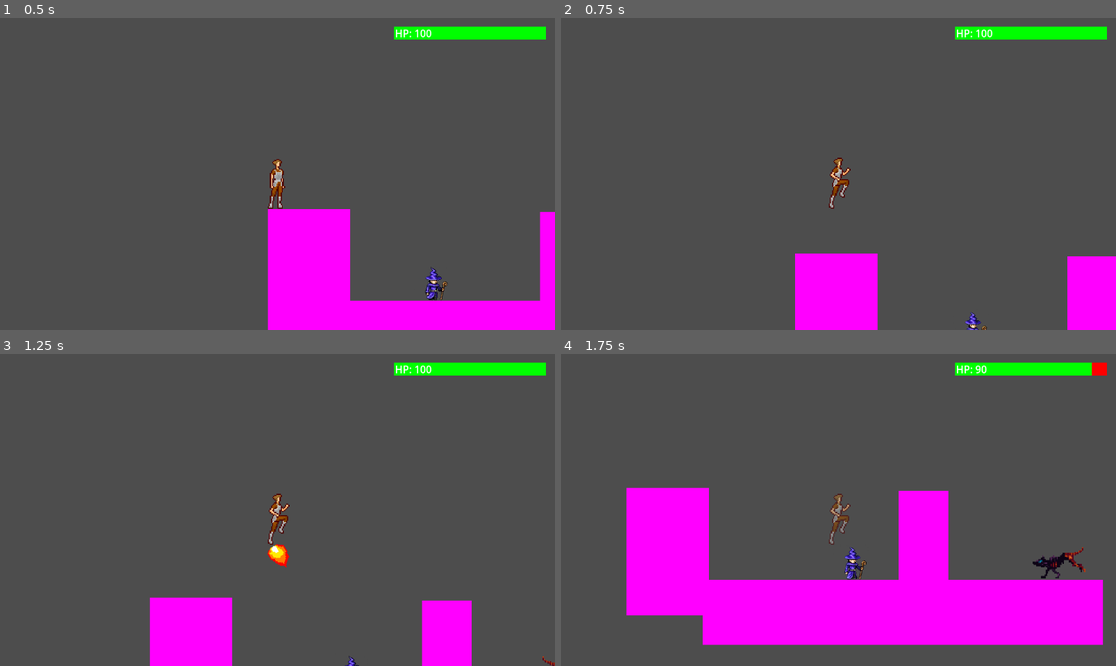
Above: before the commit, frames 1-4 (two rows, left to right).
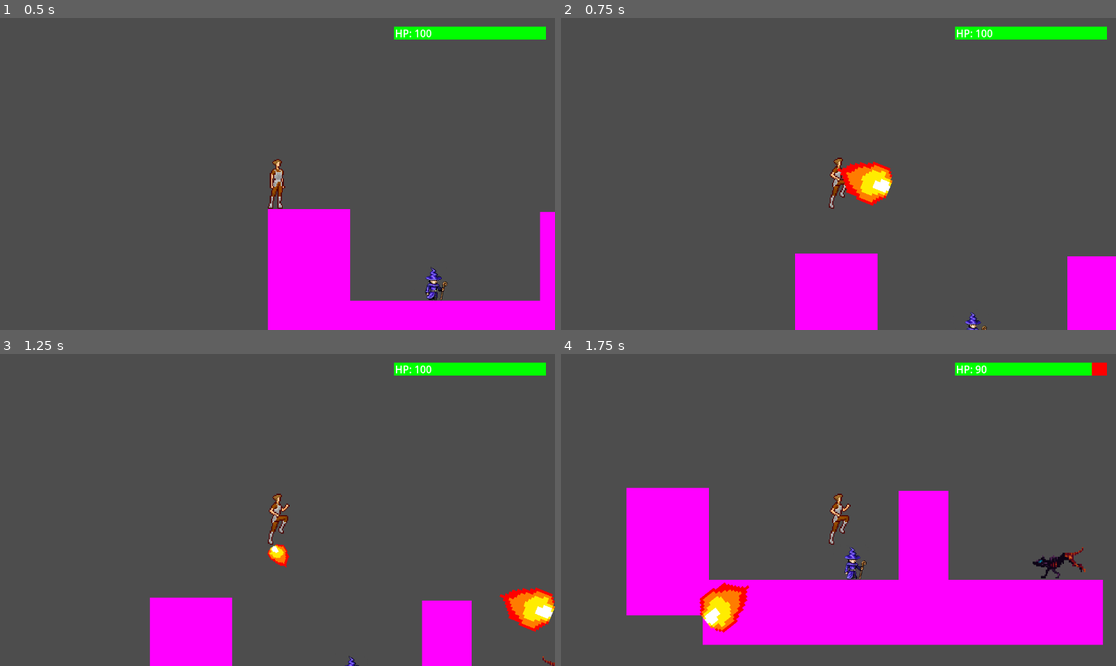
Above: after the commit, the same moments.

Repository: Max-Harold/GameJam25UD
Game: Godot game, scene res://scenes/test.tscn
Same seed, same stepped clock (60 frames per second), same inputs: the game is played once before the commit and once after it.
Inputs (mouse positions are in pixels of both pictures, inside the frame that each line leads up to):
- Up to frame 1 (0.5 s): no input
- Up to frame 2 (0.75 s): tap Enter (ui_accept) at 0.5 s; move the mouse to (960, 158) at 0.52 s; hold Right (ui_right) from 0.53 s (still down); click (960, 158) at 0.67 s
- Up to frame 3 (1.25 s): keep holding Right (ui_right); tap Enter (ui_accept) at 0.77 s
- Up to frame 4 (1.75 s): keep holding Right (ui_right); move the mouse to (727, 525) at 1.27 s; click (727, 525) at 1.42 s; tap Enter (ui_accept) at 1.52 s

Frame 1 is identical in both runs. In frame 2, 1.0% of the frame differs, in the area x 49-60%, y 45-61%; in frame 3, 1.0%; in frame 4, 1.2%, in the area x 24-53%, y 44-90%.

Commit message:
added the assigned theme

Diff:
--- a/Globals.gd
+++ b/Globals.gd
@@ -5,7 +5,7 @@
 	"spike": -100,
 	"color_hound": -20,
 }
-
+var lvl=3
 # Called when the node enters the scene tree for the first time.
 func _ready() -> void:
 	pass # Replace with function body.
--- a/enemies/color_hound/color_hound.gd
+++ b/enemies/color_hound/color_hound.gd
@@ -13,6 +13,7 @@
 @onready var left_raycast: RayCast2D = $LeftRaycast
 
 func _ready() -> void:
+	material.set_shader_parameter('lvl',Globals.lvl)
 	x_velocity = -SPEED
 
 func _physics_process(delta: float) -> void:
--- a/enemies/color_hound/color_hound.tscn
+++ b/enemies/color_hound/color_hound.tscn
@@ -1,5 +1,6 @@
-[gd_scene load_steps=17 format=3 uid="uid://bkg6injskej1a"]
+[gd_scene load_steps=18 format=3 uid="uid://bkg6injskej1a"]
 
+[ext_resource type="Material" uid="uid://ca7goeuvehiv" path="res://material.tres" id="1_g8wv1"]
 [ext_resource type="Script" path="res://enemies/color_hound/color_hound.gd" id="1_glpc0"]
 [ext_resource type="Texture2D" uid="uid://dpcbk3i6sxk1o" path="res://enemies/color_hound/graphics/hell-hound-idle.png" id="1_q7hxe"]
 [ext_resource type="Texture2D" uid="uid://btykr5gf8xonk" path="res://enemies/color_hound/graphics/hell-hound-run.png" id="2_2fyql"]
@@ -98,10 +99,12 @@
 size = Vector2(47.3515, 29.492)
 
 [node name="ColorHound" type="CharacterBody2D" groups=["color_hound", "enemy"]]
+material = ExtResource("1_g8wv1")
 scale = Vector2(2.5, 2.5)
 script = ExtResource("1_glpc0")
 
 [node name="AnimatedSprite2D" type="AnimatedSprite2D" parent="."]
+use_parent_material = true
 position = Vector2(21.4615, 12.6292)
 sprite_frames = SubResource("SpriteFrames_ahv2m")
 animation = &"run"
--- a/enemies/foirwizard/foirwizard.gd
+++ b/enemies/foirwizard/foirwizard.gd
@@ -19,6 +19,7 @@
 	x_velocity = SPEED
 	foirball=preload('res://foirball/foirball.tscn')
 	player = get_tree().get_first_node_in_group('player')
+	material.set_shader_parameter('lvl',Globals.lvl)
 
 func _physics_process(delta: float) -> void:
 	# Add the gravity.
@@ -52,14 +53,11 @@
 
 
 func _process(delta:float)->void:
-
 	if not player.is_dead:
 		sum+=delta
 		if sum>1:
 			sum=0.0
 			var inst=foirball.instantiate()
 			player = get_tree().get_first_node_in_group('player')
-			print(player)
-			print(player.position)
-			inst.set_init_data(player.position - position)
+			inst.set_init_data(player.position - position,false)
 			add_child(inst)
--- a/enemies/foirwizard/foirwizard.tscn
+++ b/enemies/foirwizard/foirwizard.tscn
@@ -1,5 +1,6 @@
-[gd_scene load_steps=8 format=3 uid="uid://1wol57ye2v8x"]
+[gd_scene load_steps=9 format=3 uid="uid://1wol57ye2v8x"]
 
+[ext_resource type="Material" uid="uid://ca7goeuvehiv" path="res://material.tres" id="1_arnor"]
 [ext_resource type="Script" path="res://enemies/foirwizard/foirwizard.gd" id="1_lyjhq"]
 [ext_resource type="Texture2D" uid="uid://cygicvymcoyt4" path="res://enemies/foirwizard/graphics/foirball-wizard-walk/foir_wizard_walk_bg_0.png" id="3_8368w"]
 [ext_resource type="Texture2D" uid="uid://dddttynb2l5t" path="res://enemies/foirwizard/graphics/foirball-wizard-walk/foir_wizard_walk_bg_1.png" id="4_4plpt"]
@@ -30,9 +31,11 @@
 size = Vector2(51.5, 64.5)
 
 [node name="FoirWizard" type="CharacterBody2D"]
+material = ExtResource("1_arnor")
 script = ExtResource("1_lyjhq")
 
 [node name="AnimatedSprite2D" type="AnimatedSprite2D" parent="."]
+use_parent_material = true
 position = Vector2(-20, -5)
 sprite_frames = SubResource("SpriteFrames_16ruf")
 animation = &"walk"
--- a/foirball/foirball.gd
+++ b/foirball/foirball.gd
@@ -4,23 +4,26 @@
 var direction:Vector2
 const fireball_speed: float = 1000.0
 var dest_vector: Vector2
-func set_init_data(data):
+var plyrspwnd:bool
+func set_init_data(data,playrspwnd):
 	dest_vector = data
 	var pos=get_global_position()
 	var dx=data.x-pos.x
 	var dy=data.y-pos.y
 	#var scale=1000000
 	direction = Vector2(dx, dy).normalized()
+	plyrspwnd=playrspwnd
 func _ready()->void:
 	rotate(direction.angle())
+	material.set_shader_parameter('lvl',Globals.lvl)
 	#look_at(dest_vector)
 func _process(delta: float)->void:
 	var pos=get_global_position()
 	pos += fireball_speed * delta * direction
 	set_global_position(pos)
 func _on_area_2d_body_entered(body: Node2D) -> void:
-	if body.is_in_group('player'):
-		body.update_health(Globals.damage_done['foirball'])
-	print("colliede with "+body.name)
-	if body.name != "foirwizard":
-		queue_free()
+	if not plyrspwnd:
+		if body.is_in_group('player'):
+			body.update_health(Globals.damage_done['foirball'])
+		if body.name != "foirwizard":
+			queue_free()
--- a/foirball/foirball.tscn
+++ b/foirball/foirball.tscn
@@ -1,5 +1,6 @@
-[gd_scene load_steps=4 format=3 uid="uid://dufjw3nb02rfa"]
+[gd_scene load_steps=5 format=3 uid="uid://dufjw3nb02rfa"]
 
+[ext_resource type="Material" uid="uid://ca7goeuvehiv" path="res://material.tres" id="1_ylhmy"]
 [ext_resource type="Texture2D" uid="uid://b511l1hhnfgk7" path="res://foirball/New Piskel (11).png" id="2_6a87k"]
 [ext_resource type="Script" path="res://foirball/foirball.gd" id="2_inwri"]
 
@@ -7,6 +8,7 @@
 size = Vector2(76.0302, 47.6824)
 
 [node name="foirball" type="Sprite2D" groups=["enemy", "foirball"]]
+material = ExtResource("1_ylhmy")
 position = Vector2(1.90735e-06, 9.53674e-07)
 rotation = 3.14159
 scale = Vector2(0.681549, 0.81291)
--- /dev/null
+++ b/material.tres
@@ -0,0 +1,6 @@
+[gd_resource type="ShaderMaterial" load_steps=2 format=3 uid="uid://ca7goeuvehiv"]
+
+[ext_resource type="Shader" path="res://shader.gdshader" id="1_8q2ka"]
+
+[resource]
+shader = ExtResource("1_8q2ka")
--- a/player/player.gd
+++ b/player/player.gd
@@ -15,6 +15,12 @@
 @export var JUMP_VELOCITY = -500.0
 
 @onready var _animated_sprite = $AnimatedSprite2D
+
+var foirball:PackedScene
+
+func _ready()->void:
+	material.set_shader_parameter('lvl',Globals.lvl)
+	foirball=preload('res://foirball/foirball.tscn')
 
 func update_health(delta_health: int):
 	if not is_invincible:
@@ -84,3 +90,11 @@
 		else:
 			if collider.name == "ColorHound" and not is_invincible:
 				update_health(Globals.damage_done["color_hound"])
+
+
+func _input(event)->void:
+	if event is InputEventMouseButton:
+		if event.pressed and Globals.lvl!=0:
+			var inst=foirball.instantiate()
+			inst.set_init_data(event.position-position,true)
+			add_child(inst)
--- a/player/player.tscn
+++ b/player/player.tscn
@@ -1,6 +1,7 @@
-[gd_scene load_steps=18 format=3 uid="uid://b1ioi4bpxgmyn"]
+[gd_scene load_steps=19 format=3 uid="uid://b1ioi4bpxgmyn"]
 
 [ext_resource type="Script" path="res://player/player.gd" id="1_6amjw"]
+[ext_resource type="Material" uid="uid://ca7goeuvehiv" path="res://material.tres" id="1_jrasf"]
 [ext_resource type="Texture2D" uid="uid://dg0rtbpk2um43" path="res://player/maleBase/full/advnt_full.png" id="2_cuk4v"]
 
 [sub_resource type="AtlasTexture" id="AtlasTexture_wnmcs"]
@@ -121,9 +122,11 @@
 size = Vector2(21, 47)
 
 [node name="Player" type="CharacterBody2D" groups=["player"]]
+material = ExtResource("1_jrasf")
 script = ExtResource("1_6amjw")
 
 [node name="AnimatedSprite2D" type="AnimatedSprite2D" parent="."]
+use_parent_material = true
 sprite_frames = SubResource("SpriteFrames_l3nvs")
 animation = &"idle"
 autoplay = "idle"
--- /dev/null
+++ b/shader.gdshader
@@ -0,0 +1,15 @@
+shader_type canvas_item;
+uniform int lvl=0;
+void fragment(){
+    vec4 col=texture(TEXTURE,UV);
+    if(lvl==0){
+        float avg=(col.r+col.g+col.b)/3.0;
+        COLOR=vec4(avg,avg,avg,col.a);
+    }else if(lvl==1){
+        COLOR=vec4(col.r,0.0,0.0,col.a);
+    }else if(lvl==2){
+        COLOR=vec4(col.rg,0.0,col.a);
+    }else{
+        COLOR=col;
+    }
+}
Not shown: 1 places in scenes/test.tscn that only renumber resources
